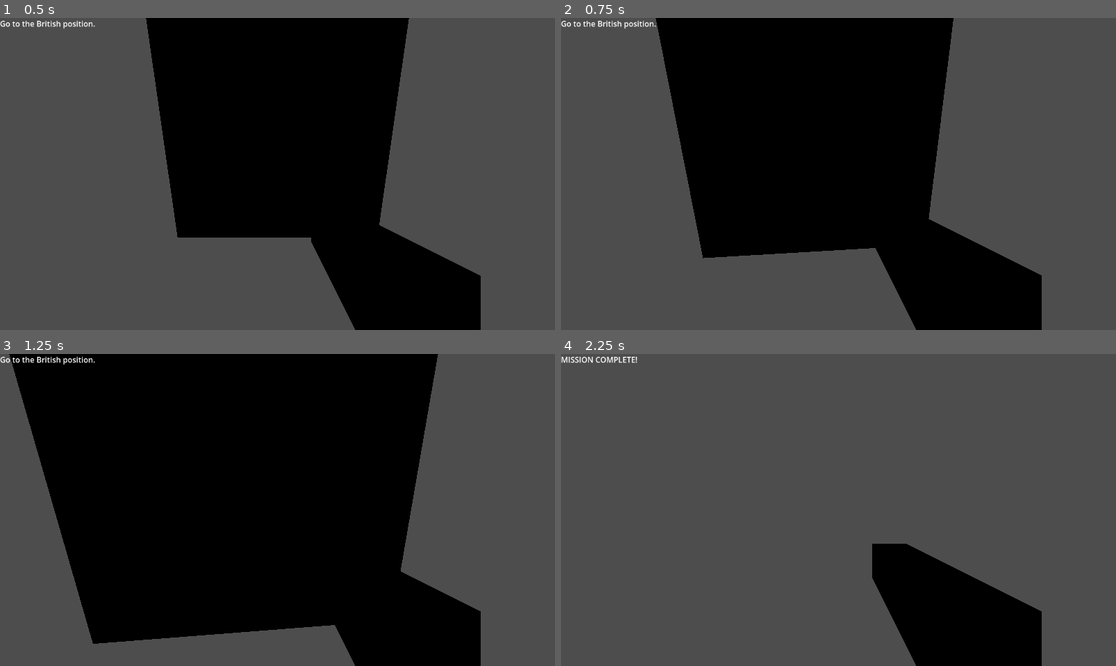
Above: before the commit, frames 1-4 (two rows, left to right).
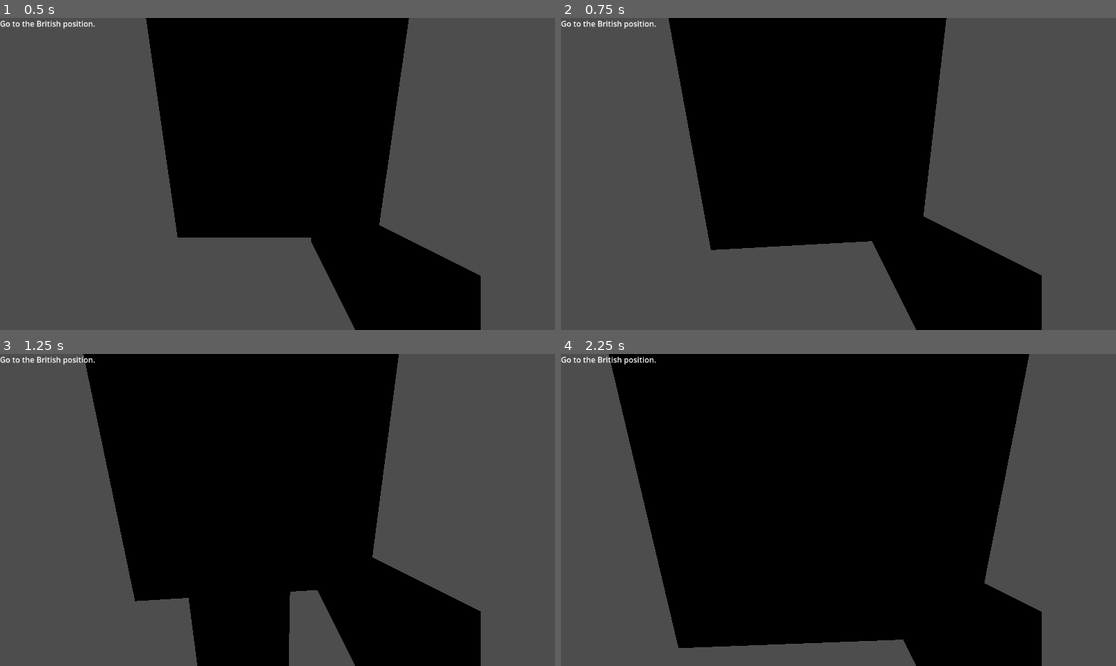
Above: after the commit, the same moments.

Repository: TheExpert24/America250-production
Game: Godot game, scene res://green_spring.tscn
Same seed, same stepped clock (60 frames per second), same inputs: the game is played once before the commit and once after it. Before the commit the project starts from res://main_3d.tscn.
Inputs (mouse positions are in pixels of both pictures, inside the frame that each line leads up to):
- Up to frame 1 (0.5 s): no input
- Up to frame 2 (0.75 s): tap Enter at 0.5 s; move the mouse to (866, 174) at 0.52 s; hold Up (ui_up) from 0.53 s (still down); click (866, 174) at 0.67 s
- Up to frame 3 (1.25 s): keep holding Up (ui_up)
- Up to frame 4 (2.25 s): keep holding Up (ui_up); move the mouse to (810, 510) at 1.27 s; move the mouse to (849, 503) at 2.02 s

Frame 1 is identical in both runs. In frame 2, 2.9% of the frame differs, in the area x 17-71%, y 0-78%; in frame 3, 18%; in frame 4, 55%, in the area x 0-87%, y 0-95%.

Commit message:
fixed the enemy moving towards me problems

Diff:
--- a/Enemy.gd
+++ b/Enemy.gd
@@ -32,6 +32,7 @@
 
 	health -= amount
 
+	# Retreat for a short time when hit
 	retreating = true
 	retreat_timer = 1.0
 
@@ -43,26 +44,23 @@
 
 
 func _process(delta):
-	if !player or !player.alive or !alive or player.game_finished:
+	if !player:
+		return
+
+	if !player.alive:
+		return
+
+	if !alive:
+		return
+
+	if player.game_finished:
 		return
 
 	attack_timer -= delta
 
-	if retreating:
+	var direction = (player.global_position - global_position).normalized()
 
-		retreat_timer -= delta
-
-		var dir = (global_position - player.global_position).normalized()
-		global_position += dir * 1.0 * delta
-
-		if retreat_timer <= 0:
-			retreating = false
-
-	else:
-
-		var dir = (player.global_position - global_position).normalized()
-		global_position += dir * 2.0 * delta
-
+	# Face player
 	look_at(
 		Vector3(
 			player.global_position.x,
@@ -72,10 +70,22 @@
 		Vector3.UP
 	)
 
-	if player.game_finished:
-		return
+	if retreating:
+
+		retreat_timer -= delta
+
+		global_position -= direction * 1.0 * delta
+
+		if retreat_timer <= 0:
+			retreating = false
+
+	else:
+
+		global_position += direction * 3.5 * delta
 
 	if global_position.distance_to(player.global_position) < 1.5:
+
 		if attack_timer <= 0:
+
 			player.take_damage(10)
 			attack_timer = 1.0
--- a/main_3d.tscn
+++ b/green_spring.tscn
@@ -23,6 +23,8 @@
 [sub_resource type="BoxMesh" id="BoxMesh_nrwyk"]
 size = Vector3(5, 5, 5)
 
+[sub_resource type="BoxShape3D" id="BoxShape3D_nrwyk"]
+
 [node name="Main3D" type="Node3D" unique_id=1747885889]
 
 [node name="Ground" type="MeshInstance3D" parent="." unique_id=1926283095]
@@ -93,3 +95,10 @@
 [node name="MeshInstance3D" type="MeshInstance3D" parent="ObjectiveTrigger" unique_id=103752398]
 transform = Transform3D(1, 0, 0, 0, 1, 0, 0, 0, 1, 0, 0, -3)
 mesh = SubResource("BoxMesh_nrwyk")
+
+[node name="AmbushTrigger" type="Area3D" parent="." unique_id=100278074]
+
+[node name="CollisionShape3D" type="CollisionShape3D" parent="AmbushTrigger" unique_id=972965571]
+shape = SubResource("BoxShape3D_nrwyk")
+
+[node name="RetreatTrigger" type="Area3D" parent="." unique_id=934588494]
--- a/player.gd
+++ b/player.gd
@@ -1,6 +1,6 @@
 extends CharacterBody3D
 
-@export var speed := 12.0
+@export var speed := 5.0
 
 var alive := true
 var health := 100
Not shown: 5 places in green_spring.tscn that only renumber resources
